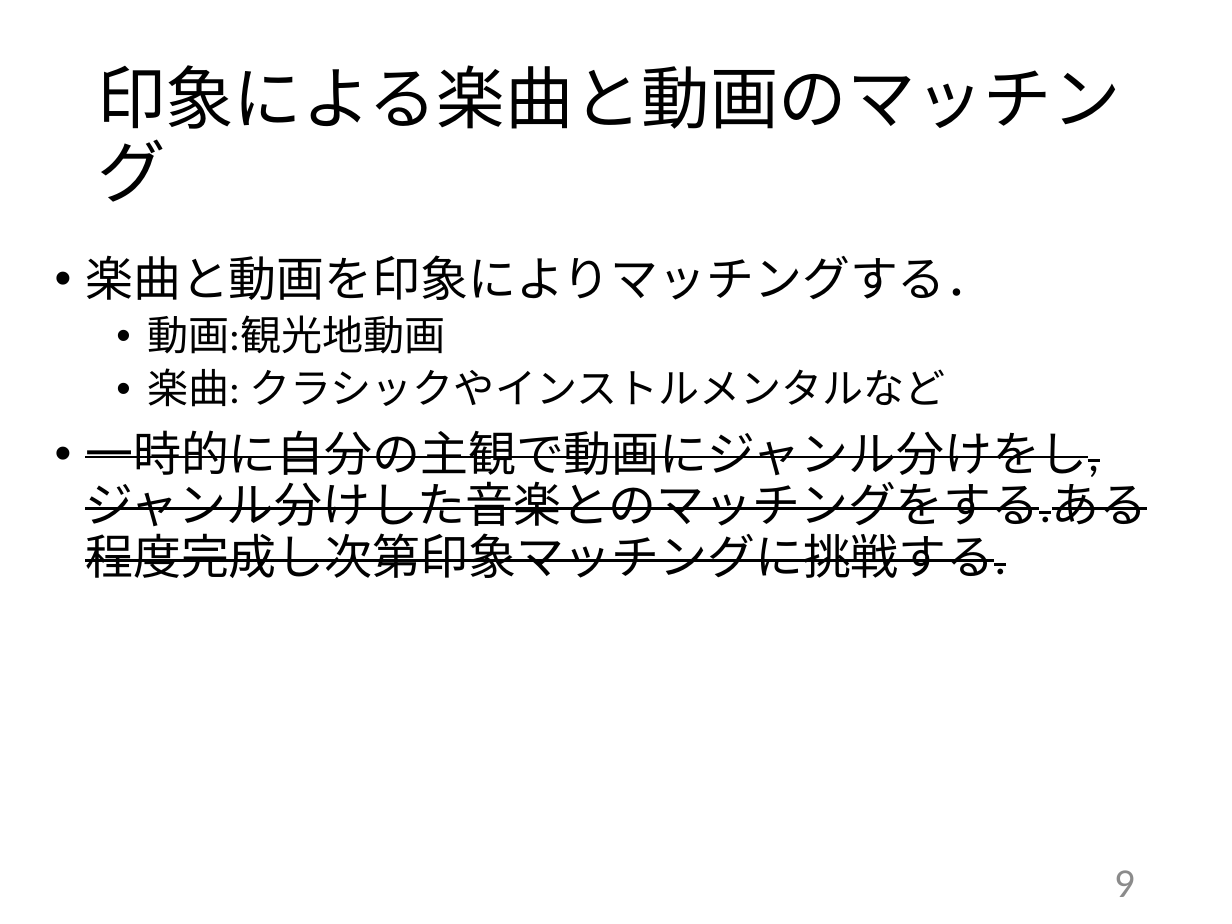
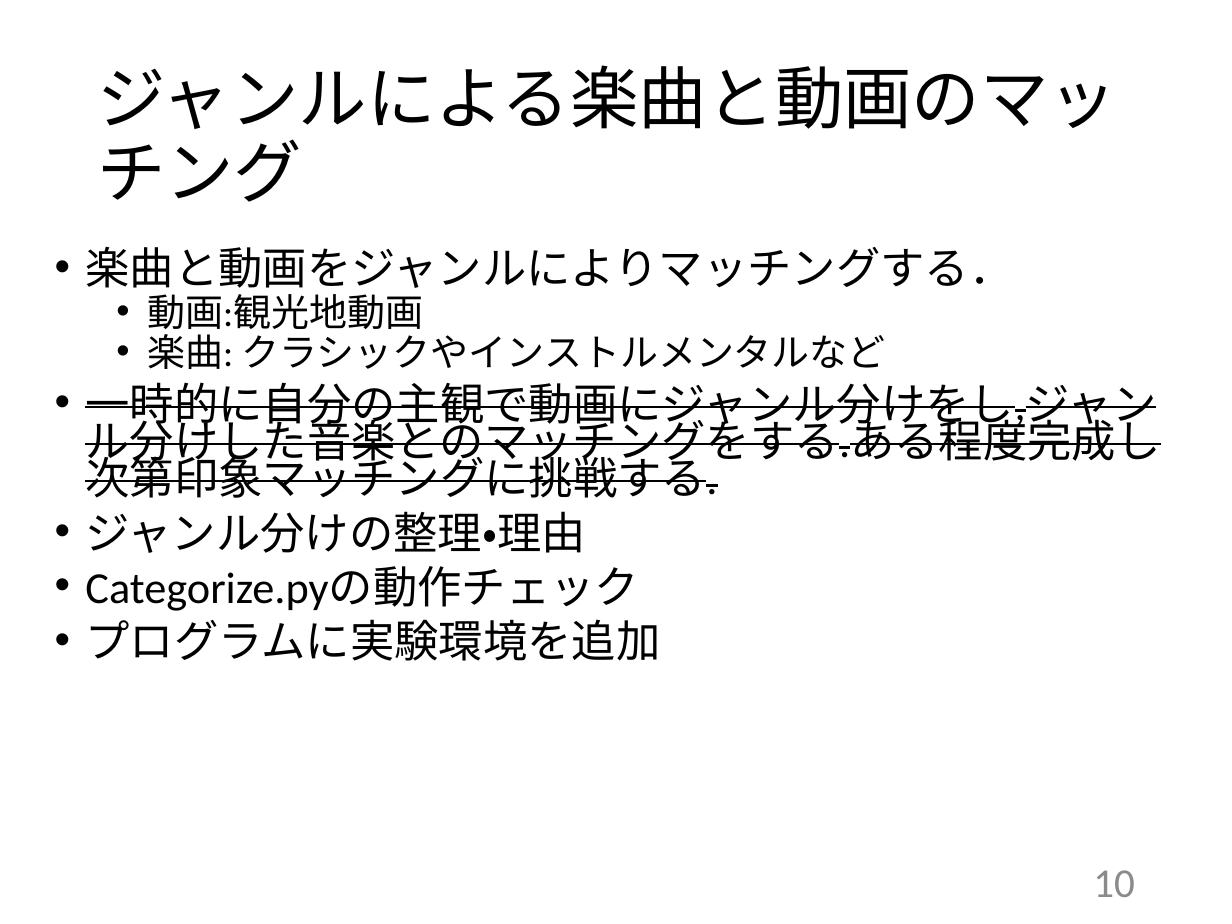
Before and after one commit to kait-takanolab/1821144-yoshii-thesis, a slide deck: slide 10 of 発表用スライド/1821144_yoshii_thesis_ver2.pptx (slide 9 before the commit). Drawn at 1232x924 pixels with LibreOffice and Linux fonts; fonts in the diff are those of the drawing. Boxes give left, top, right and bottom in pixels: in the first picture for what was removed or moved away, otherwise in the second. Text is boxed around its words. In the diff, an @@ line names an element or a change of style, - is before the commit and + after.

```diff
--- a/発表用スライド/1821144_yoshii_thesis_ver2.pptx
+++ b/発表用スライド/1821144_yoshii_thesis_ver2.pptx
@@ title at bbox=[97, 65, 1117, 202]: text changed @@
-印象による楽曲と動画のマッチング
+ジャンルによる楽曲と動画のマッチング
@@ text at bbox=[85, 247, 1013, 295]: text changed; size 28 to 25.9 pt @@
-• 楽曲と動画を印象によりマッチングする．
+• 楽曲と動画をジャンルによりマッチングする．
@@ text at bbox=[85, 287, 1160, 498]: size 24 to 22.2 pt in "動画:観光地動画", "楽曲: クラシックやインストルメンタルなど"; size 28 to 25.9 pt in "一時的に自分の主観で動画にジャンル分けをし,ジャンル分けした音楽とのマッチングをする.ある程度完成し次第印象マッチングに ..."; line spacing 0.9 to 0.7 @@
@@ text at bbox=[85, 511, 660, 661]: paragraphs added @@
+• ジャンル分けの整理・理由
+• Categorize.pyの動作チェック
+• プログラムに実験環境を追加
@@ page number at bbox=[1093, 870, 1135, 897]: text changed @@
-9
+10
```
Also in this commit, not shown: 2 other slides changed, 1 slide added, 3 other files.
